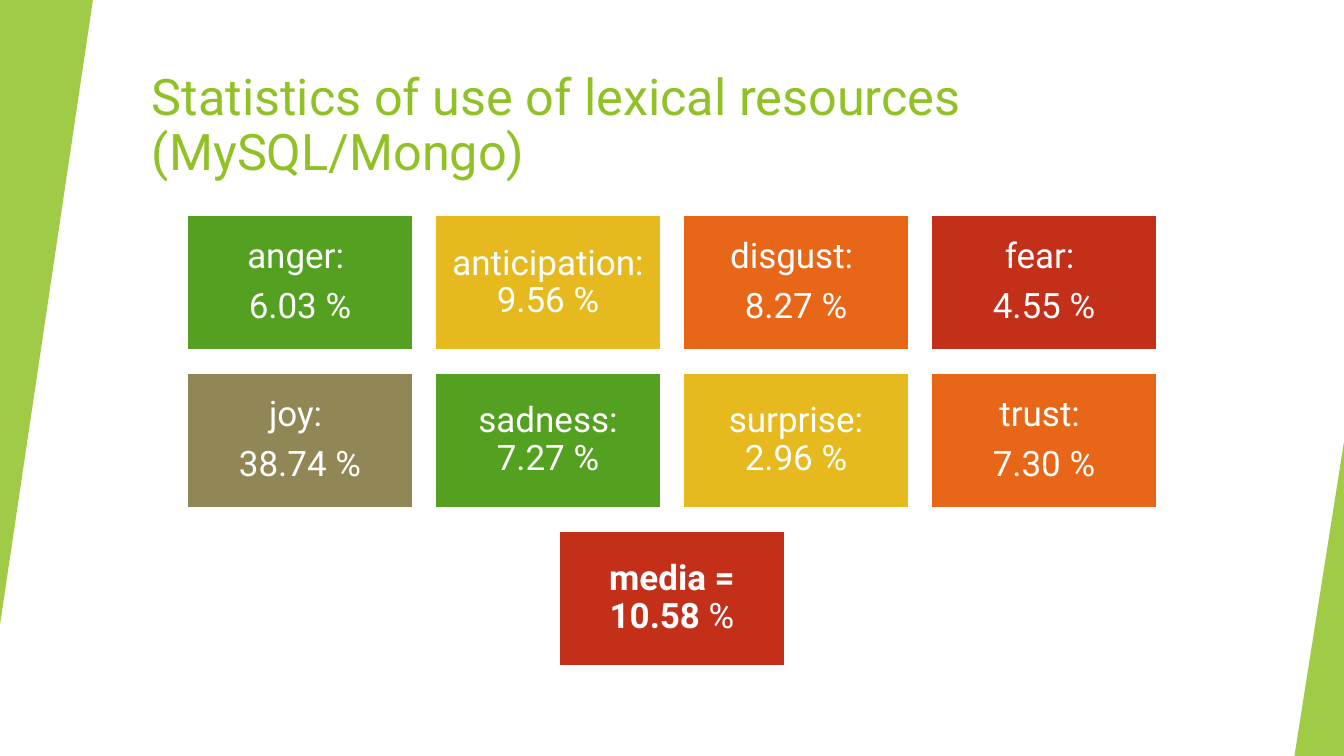
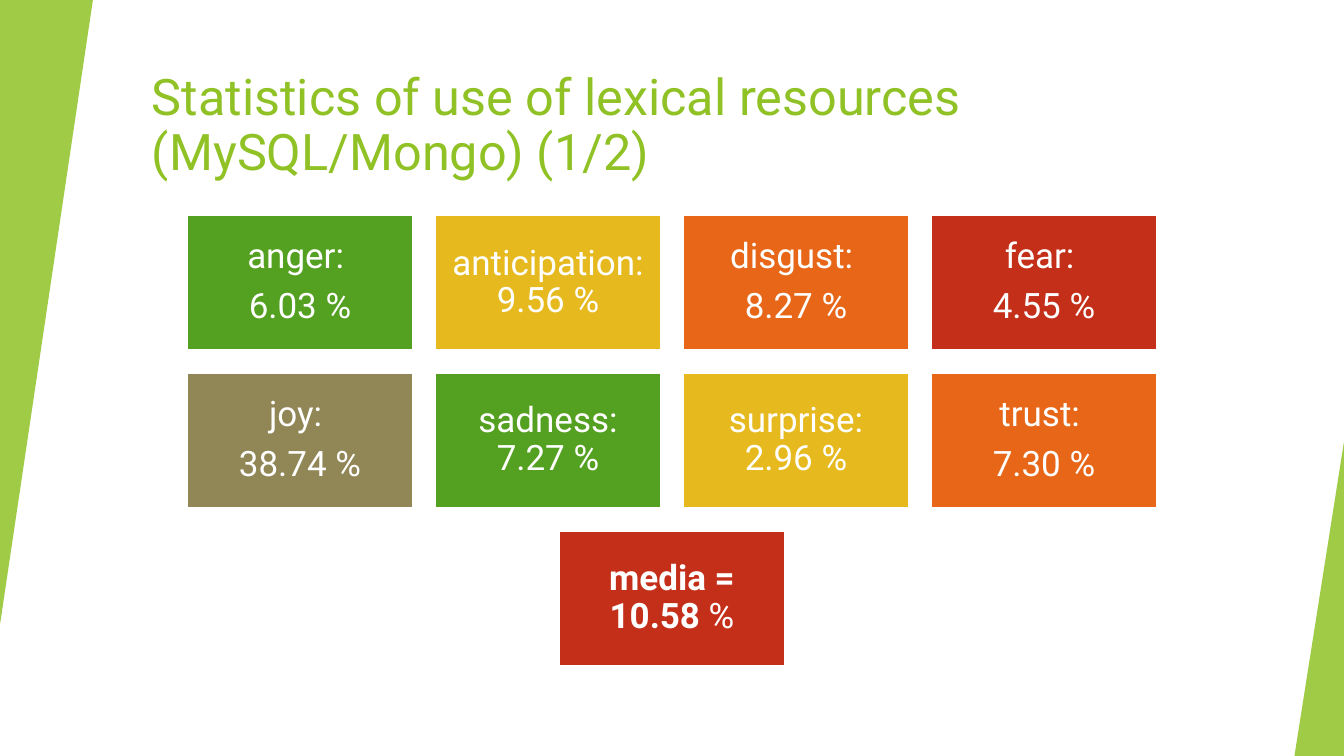
Before and after one commit to lucaMari94/mongodb-sentiment-analysis, a slide deck: slide 32 of silde/slide.pptx. Drawn at 1344x756 pixels with LibreOffice and Linux fonts; fonts in the diff are those of the drawing. Boxes give left, top, right and bottom in pixels: in the first picture for what was removed or moved away, otherwise in the second. Text is boxed around its words. In the diff, an @@ line names an element or a change of style, - is before the commit and + after.

```diff
--- a/silde/slide.pptx
+++ b/silde/slide.pptx
@@ title at (152, 76, 961, 181): text changed @@
-Statistics of use of lexical resources
-(MySQL/Mongo)
+Statistics of use of lexical resources
+(MySQL/Mongo) (1/2)
```
Also in this commit, not shown: 15 other slides changed, 1 slide added, 1 other file.
